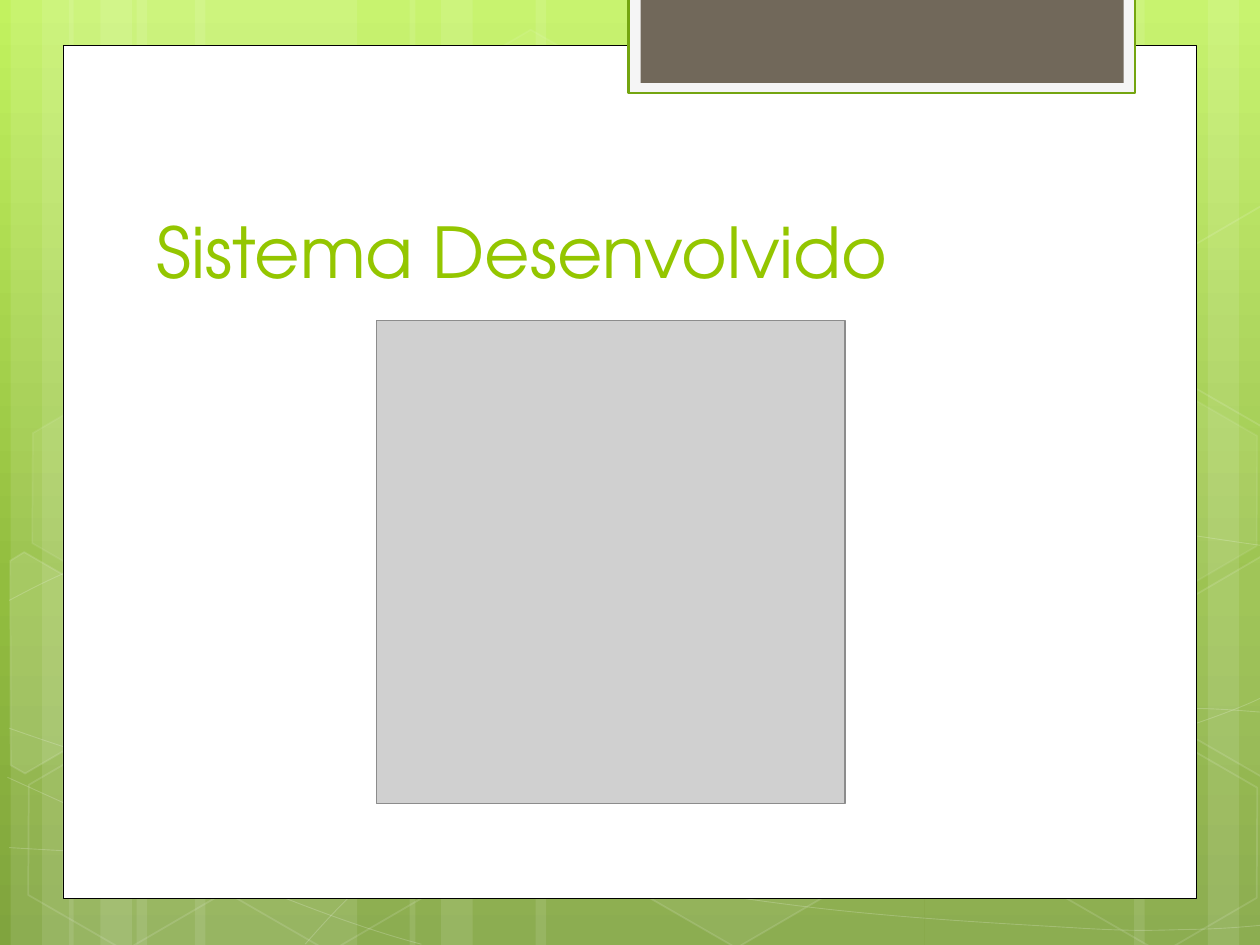
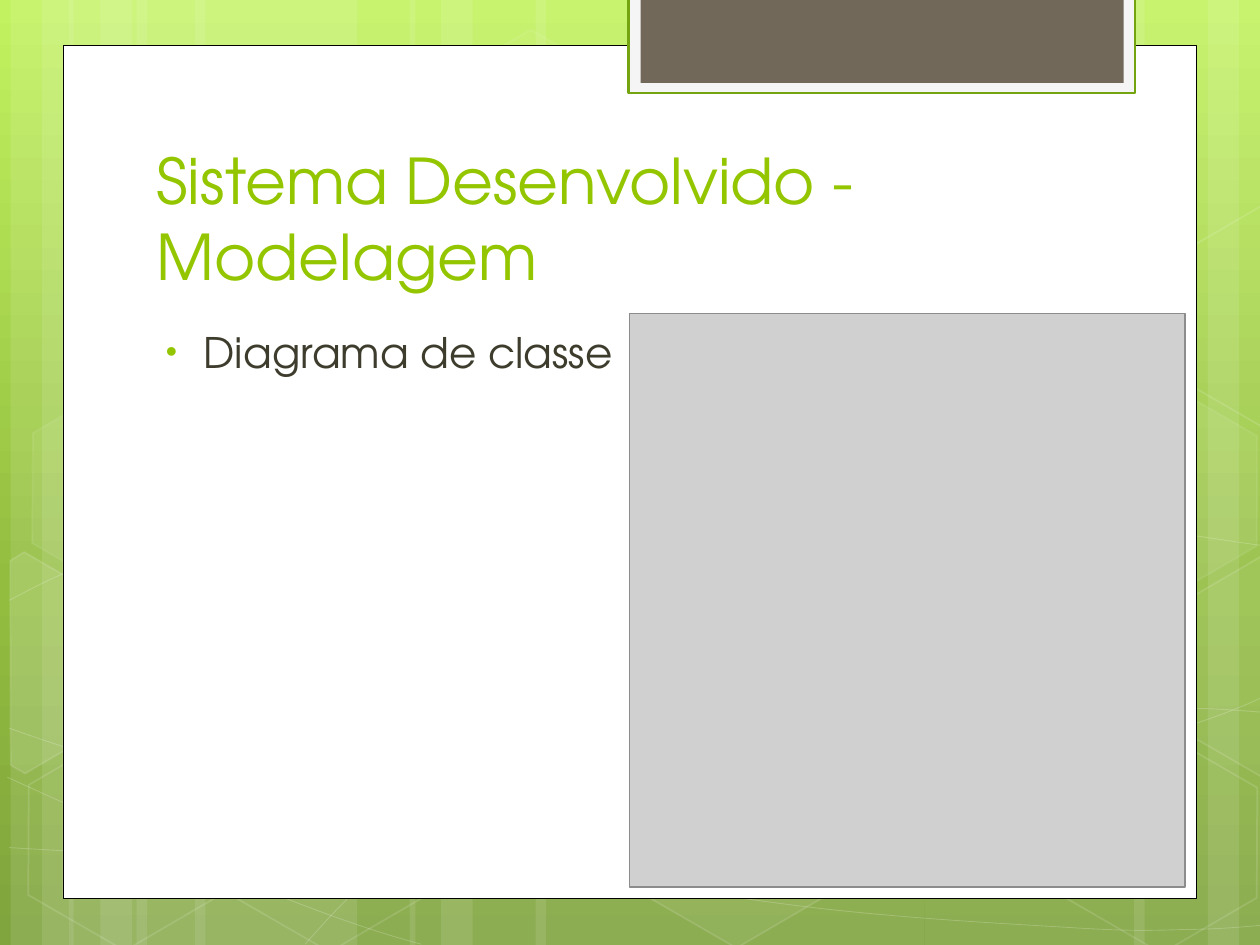
Before and after one commit to alexandregme/tcc2, a slide deck: slide 12 of Apresentação.pptx (slide 7 before the commit). Drawn at 1260x945 pixels with LibreOffice and Linux fonts; fonts in the diff are those of the drawing; grey boxes stand for pictures. Boxes give left, top, right and bottom in pixels: in the first picture for what was removed or moved away, otherwise in the second. Text is boxed around its words. In the diff, an @@ line names an element or a change of style, - is before the commit and + after.

```diff
--- a/Apresentação.pptx
+++ b/Apresentação.pptx
@@ title at (156,156,815,294): text changed; size 40 to 36 pt @@
-Sistema Desenvolvido
+Sistema Desenvolvido - Modelagem
@@ picture removed at (377,320,845,804) @@
@@ picture added at (630,314,1186,887) @@
@@ text added at (204,337,612,377), 24 pt, text #3E3D2D @@
+• Diagrama de classe
```
Also in this commit, not shown: 12 other slides changed, 28 slides added, 1 slide removed, 1 other file.
